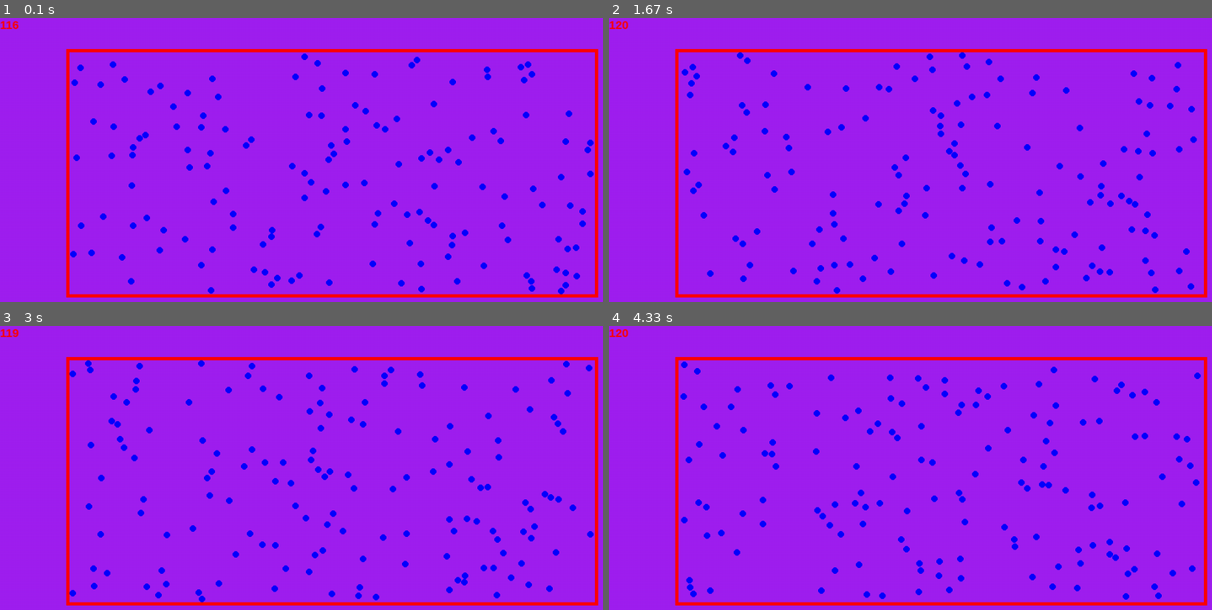
Above: before the commit, frames 1-4 (two rows, left to right).
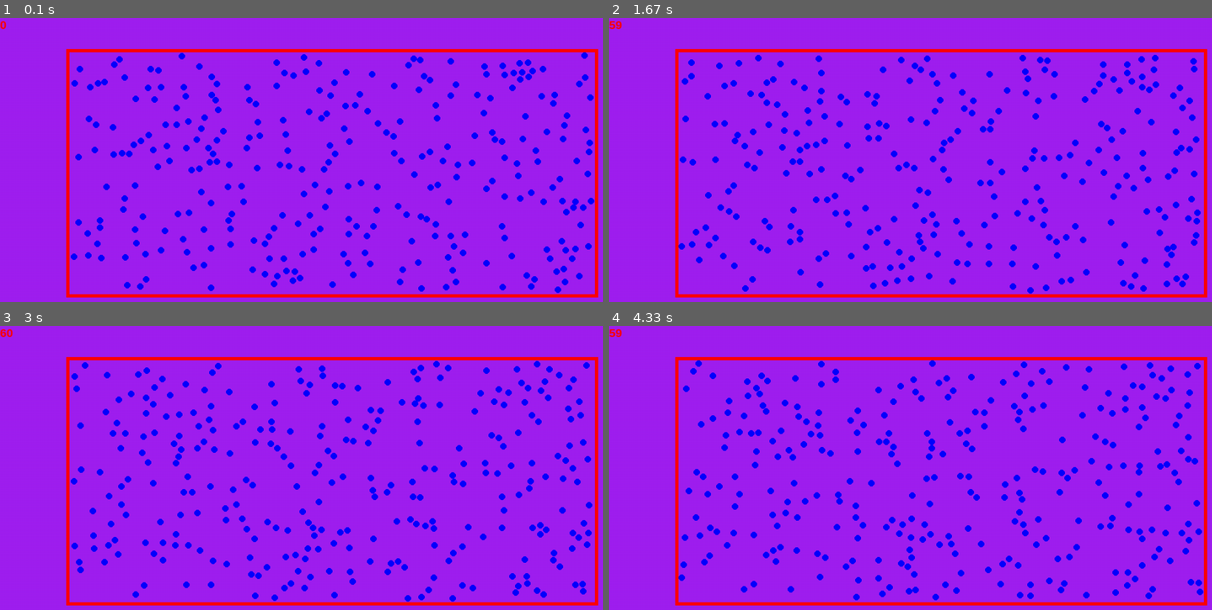
Above: after the commit, the same moments.

Repository: so-groenen/Event-Driven-particle-simulation-in-Pygame
Game: pygame game, started from mainOnlyCollisions.py
Two runs of this game, one before a commit and one after it. Both use one fixed random seed, a clock stepped at 60 frames per second and the inputs below.
Inputs:
- Up to frame 1 (0.1 s): no input
- Up to frame 2 (1.67 s): no input
- Up to frame 3 (3 s): no input
- Up to frame 4 (4.33 s): no input

The runs differ from the first frame. In frame 1, 7.0% of the frame differs, in the area x 0-99%, y 1-98%; in frame 2, 9.5%; in frame 3, 9.4%; in frame 4, 9.5%.

Commit message:
only draw valid collisions. we thus loop until we get a valid collision and do not draw "invalid collisions" (which does not change the positions of the particles )

Diff:
--- a/mainOnlyCollisions.py
+++ b/mainOnlyCollisions.py
@@ -20,11 +20,11 @@
     screen              = pygame.display.set_mode((1024, 480))
     clock               = pygame.time.Clock()
     running: bool       = True
-    fps: float          = 1000
+    fps: float          = 60
     radius: float       = 5
     systemTime: float   = 0.0
     dt: float           = 0.0
-    particleNumber: int = 150
+    particleNumber: int = 300
     minVel: float       = -20
     maxVel: float       = 20
 
@@ -64,53 +64,43 @@
             if event.type == pygame.QUIT:
                 running = False
 
-        collisionTime = collisionParticle.getCollisionTime()
-        dt            = round(collisionTime-lastColTime, PrecisionDecimalPlaces)
-        systemTime   += dt
+        # Event managing: We only draw Wall collisions & valid particle collisions, hence we loop until we get one.
+        while True:
+            collisionTime = collisionParticle.getCollisionTime()
+            dt            = round(collisionTime-lastColTime, PrecisionDecimalPlaces)
+            systemTime   += dt
+            for p in particles:
+               p.update(dt)
 
-        debug.logMsg(f"time since last collision: {dt}")
-        debug.showCollisionSchedule(dt, collisionQueue, collisionParticle)
+            if collisionParticle.collisionType == CollisionType.WALL:
+                debug.logMsg("WALL COLLISION")
+                collisionParticle.resolveBoxCollision(box)
+                collisionParticle.computeNextEvent(particles, box, systemTime)
 
-        for p in particles:
-            p.update(dt)
+                collisionParticle = collisionQueue.pushPop(collisionParticle)
+                lastColTime       = systemTime
+                break
+            elif collisionParticle.collisionType == CollisionType.PARTICLE:
+                # Check if partner particle has not been updated in the meantime
+                if collisionParticle.isParticleCollisionValid():
+                    debug.logMsg("PARTICLE COLLISION")
+                    collisionParticle.resolveParticleCollision()
+                    partner = collisionParticle.getCollisionPartner()
 
-        if collisionParticle.collisionType == CollisionType.WALL:
-            collisionParticle.resolveBoxCollision(box)
-            debug.logMsg("WALL COLLISION")
-        elif collisionParticle.collisionType == CollisionType.PARTICLE:
-            # Check if partner particle has not been updated in the meantime
-            if collisionParticle.isParticleCollisionValid():
-                debug.logMsg("PARTICLE COLLISION")
-                # resolve particle Collision (also handles partner velocity change)
-                collisionParticle.resolveParticleCollision()
+                    partner.computeNextEvent(particles, box, systemTime)
+                    collisionQueue.heapify()
 
-                # Record collision time for partner collisions...
-                partner = collisionParticle.getCollisionPartner()
-                partner.setLastCollisionTime(systemTime)
+                    collisionParticle.computeNextEvent(particles, box, systemTime)
+                    collisionParticle = collisionQueue.pushPop(collisionParticle)
+                    lastColTime       = systemTime
+                    break
+                else:
+                    debug.logMsg("INVALID PARTICLE COLLISION")
+                    debug.showCollisionSchedule(dt, collisionQueue, collisionParticle)
 
-                # ...& compute futur collisions for partner:
-                partner.computeBoxCollisionTime(box, systemTime)
-                partner.computeParticleCollisionTime(particles, systemTime)
-                partner.setCollisionType()
-
-                # rearrange Queue
-                collisionQueue.heapify()
-            else:
-                debug.logMsg("INVALID PARTICLE COLLISION")
-
-
-        # record time of last event, important for comparing collision validity
-        collisionParticle.setLastCollisionTime(systemTime)
-        lastColTime = systemTime
-
-        # Compute new collision time for this particle
-        collisionParticle.computeBoxCollisionTime(box, systemTime)
-        collisionParticle.computeParticleCollisionTime(particles, systemTime)
-        collisionParticle.setCollisionType()
-
-        # Put "old" particle back in & get "new" particle with highest priority:
-        collisionParticle = collisionQueue.pushPop(collisionParticle)
-
+                    collisionParticle.computeNextEvent(particles, box, systemTime)
+                    collisionParticle = collisionQueue.pushPop(collisionParticle)
+                    lastColTime       = systemTime
 
         screen.fill("purple")
         box.draw()
--- a/particle.py
+++ b/particle.py
@@ -157,6 +157,15 @@
         hasBeenUpdated: bool = (self.lastCollisionTime >= self.particleCollision.partner.lastCollisionTime) #Precision is set when defining lastcollisionTime
         return (partnerExist and hasBeenUpdated)
 
+    def computeNextEvent(self, particles: list[Particle], box: BoundingBox, systemTime: float):
+        # record currentTime...
+        self.setLastCollisionTime(systemTime)
+
+        # ...& compute futur collisions
+        self.computeBoxCollisionTime(box, systemTime)
+        self.computeParticleCollisionTime(particles, systemTime)
+        self.setCollisionType()
+
     def resolveParticleCollision(self) -> None:
         partnerParticle = self.getCollisionPartner()
 
